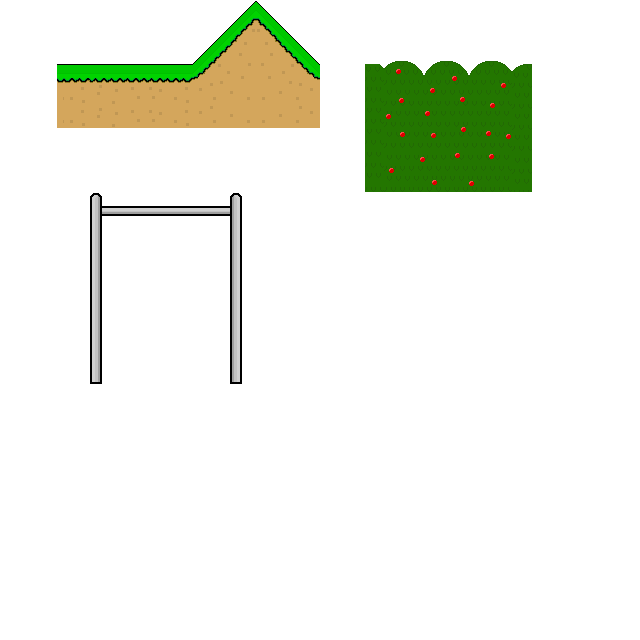
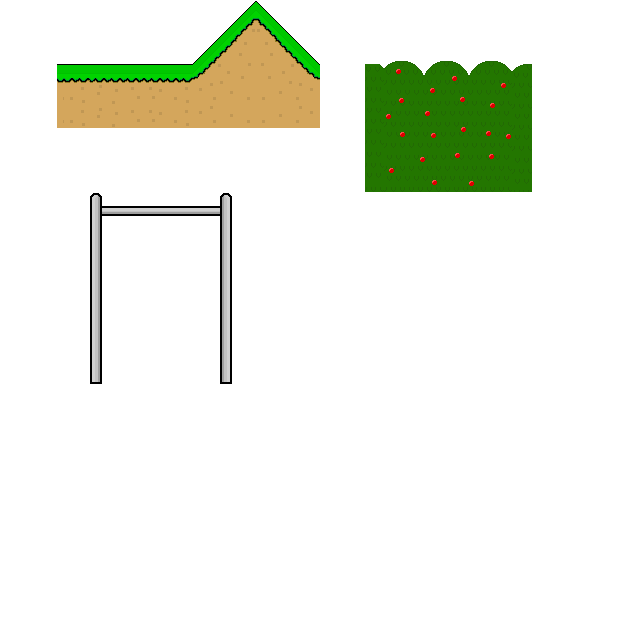
Layer changes from the first 640 × 640 image to the second:
painted on "Tiles" over box(220, 193, 242, 384)
